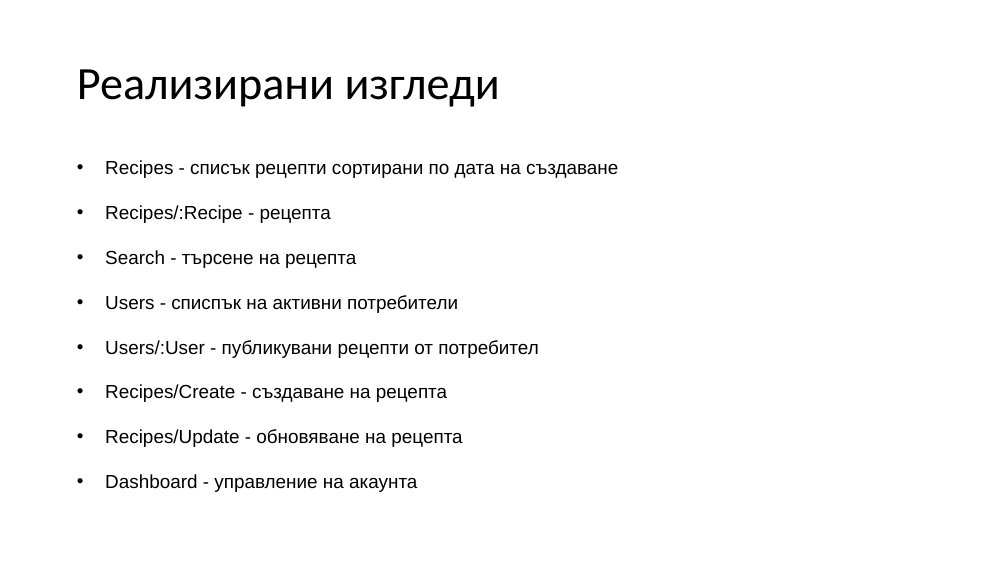
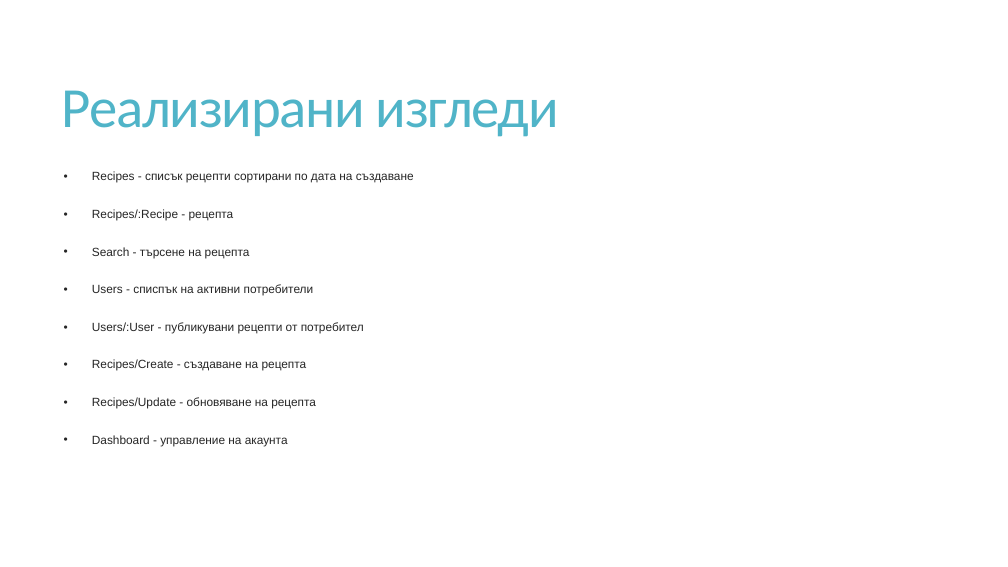
Before and after one commit to ivanovx/FMI-KitchenApp, a slide deck: slide 6 of project/docs/Presentation.pptx. Drawn at 1008x567 pixels with LibreOffice and Linux fonts; fonts in the diff are those of the drawing. Boxes give left, top, right and bottom in pixels: in the first picture for what was removed or moved away, otherwise in the second. Text is boxed around its words. In the diff, an @@ line names an element or a change of style, - is before the commit and + after.

Commit message:
Docs, Presentation and list users

```diff
--- a/project/docs/Presentation.pptx
+++ b/project/docs/Presentation.pptx
@@ title "Реализирани изгледи": place and size @@
-title "Реализирани изгледи" at box(77, 69, 500, 107)
+title "Реализирани изгледи" at box(62, 90, 559, 137)
@@ title "Реализирани изгледи" at box(62, 90, 559, 137): size 44 to 54 pt, text colour #000000 to #50B4C8, letter spacing 0 to -1.2 pt; line spacing 0.9 to 0.85 @@
@@ text "Recipes - списък рецепти сортирани ...": place and size @@
-text "Recipes - списък рецепти сортирани ..." at box(105, 160, 618, 492)
+text "Recipes - списък рецепти сортирани ..." at box(92, 171, 414, 446)
@@ text "Recipes - списък рецепти сортирани ..." at box(92, 171, 414, 446): size 18 to 11.2 pt, text colour #000000 to #262626; line spacing 1.05 to 0.95; more space between paragraphs @@
```
Also in this commit, not shown: 6 other slides changed, 2 other files.
